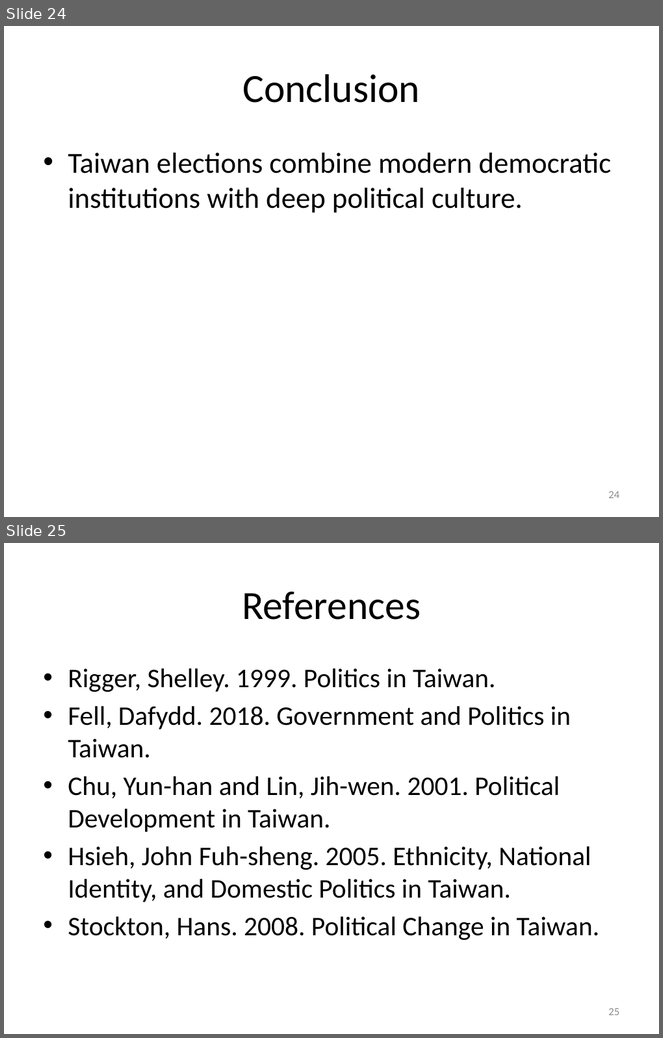
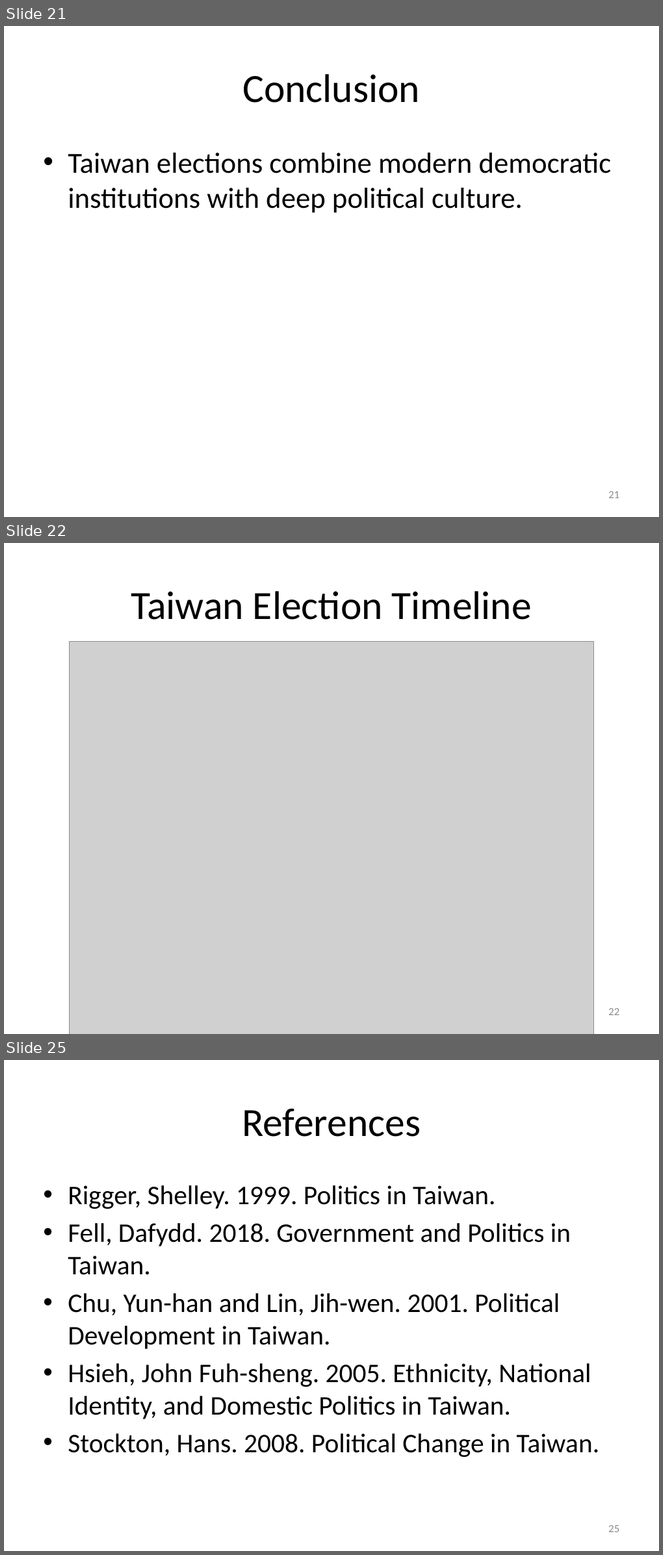
Before and after one commit to TsaiChiahung/ESC, a slide deck: 國發所演講/taiwan_elections_lecture.pptx. Shown one above the other, each under a label of ours: slides 24 and 25 before the commit, slides 21, 22 and 25 after it; the slides between them are not shown. The pictures are 663x1038 and 663x1555 pixels, drawn with LibreOffice and Linux fonts; fonts in the diff are those of the drawing; grey boxes stand for pictures. Boxes give left, top, right and bottom in pixels: in the first picture for what was removed or moved away, otherwise in the second. Text is boxed around its words. In the diff, an @@ line names an element or a change of style, - is before the commit and + after.

```diff
--- a/國發所演講/taiwan_elections_lecture.pptx
+++ b/國發所演講/taiwan_elections_lecture.pptx
@@ slide 22 added at (4,543,659,1034), background #FFFFFF @@
@@ title added at (131,591,532,620), 44 pt, text #000000 @@
+Taiwan Election Timeline
@@ picture added at (70,641,594,1034) @@
@@ page number added at (608,1008,620,1016), 12 pt, text #8C8C8C @@
+22
@@ what was slide 24 is now slide 21 @@
@@ page number at (608,491,620,499): text changed @@
-24
+21
```
Also in this commit, not shown: 5 slides changed, 3 other slides added, 4 slides removed, 1 other file.
